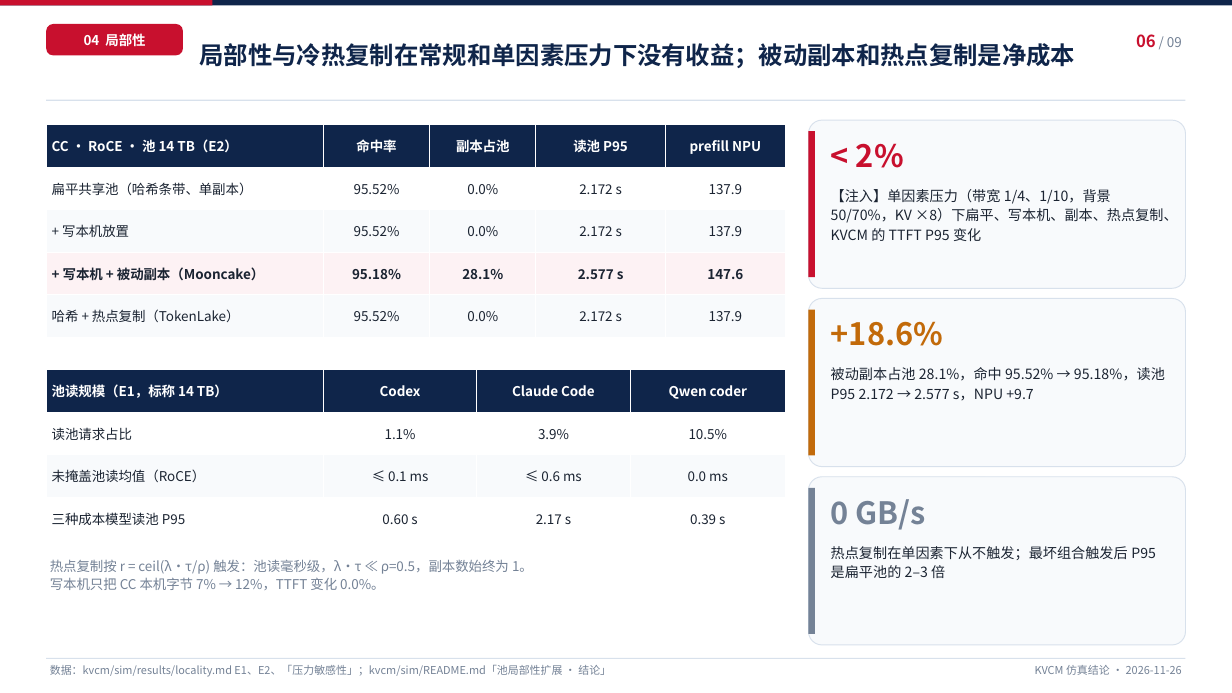
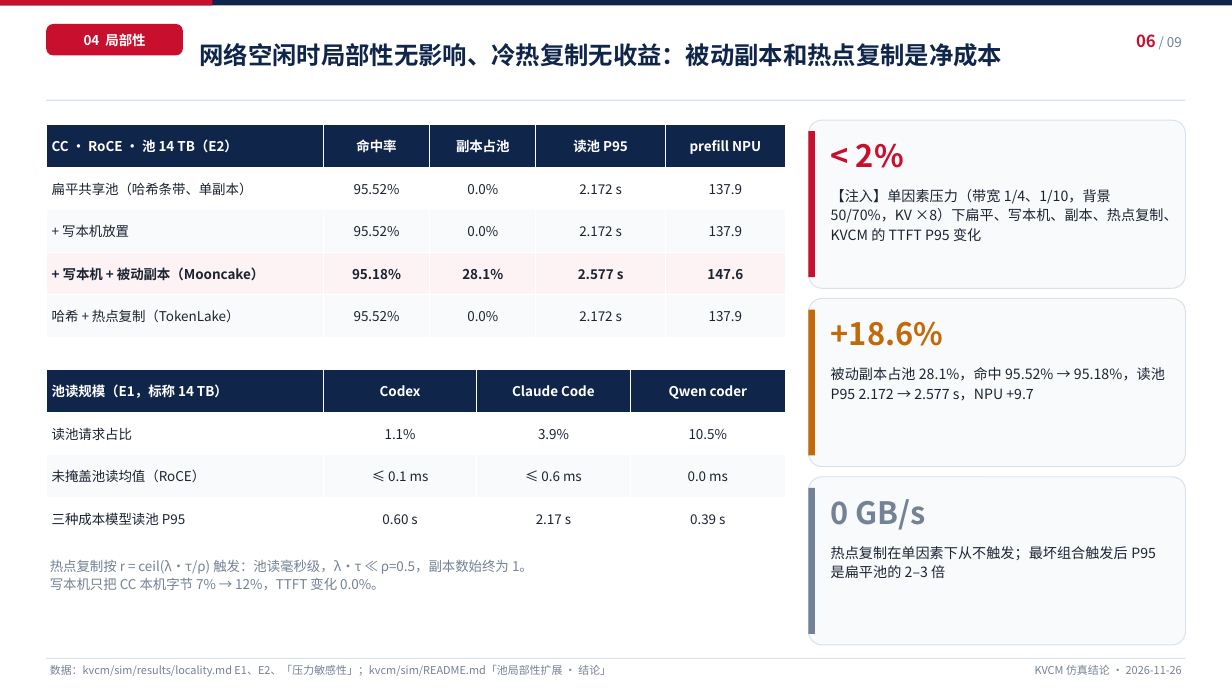
Before and after one commit to 5x8-40/lake, a slide deck: slide 6 of kvcm/report/KVCM-仿真结论-20261126.pptx. Drawn at 1232x693 pixels with LibreOffice and Linux fonts; fonts in the diff are those of the drawing. Boxes give left, top, right and bottom in pixels: in the first picture for what was removed or moved away, otherwise in the second. Text is boxed around its words. In the diff, an @@ line names an element or a change of style, - is before the commit and + after.

```diff
--- a/kvcm/report/KVCM-仿真结论-20261126.pptx
+++ b/kvcm/report/KVCM-仿真结论-20261126.pptx
@@ text at [200, 43, 1003, 67]: text changed @@
-局部性与冷热复制在常规和单因素压力下没有收益；被动副本和热点复制是净成本
+网络空闲时局部性无影响、冷热复制无收益：被动副本和热点复制是净成本
```
Also in this commit, not shown: 2 other slides changed, 1 other file.
